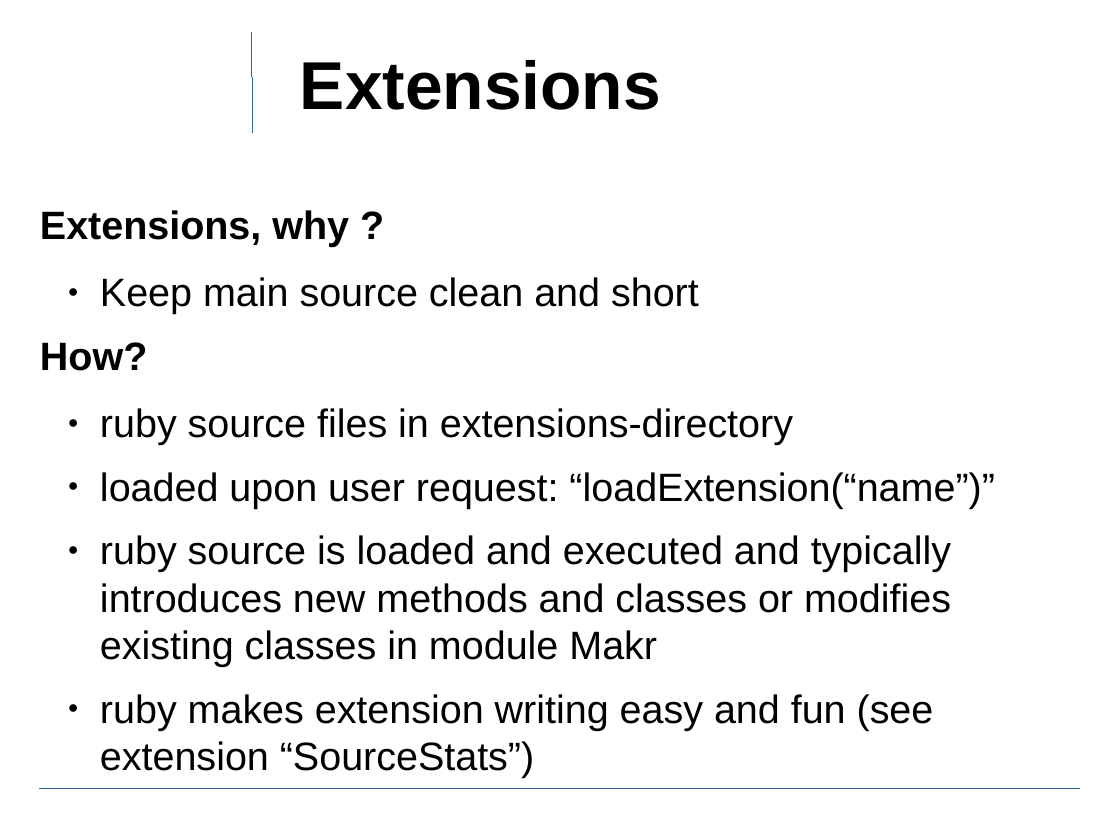
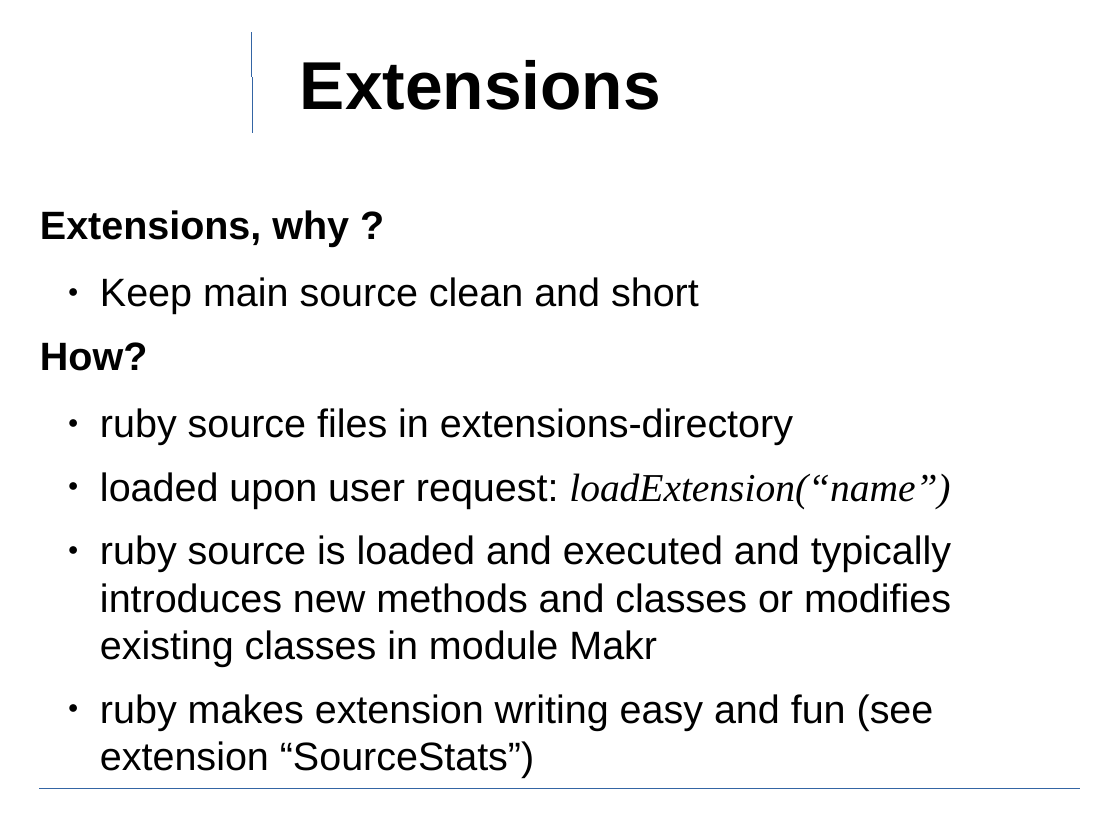
Before and after one commit to ewuenf/Makr, a slide deck: slide 20 of doc/concepts/Makr_Concepts.01.odp. Drawn at 1120x840 pixels with LibreOffice and Linux fonts; fonts in the diff are those of the drawing; background and template pictures are left out. Boxes give left, top, right and bottom in pixels: in the first picture for what was removed or moved away, otherwise in the second. Text is boxed around its words. In the diff, an @@ line names an element or a change of style, - is before the commit and + after.

```diff
--- a/doc/concepts/Makr_Concepts.01.odp
+++ b/doc/concepts/Makr_Concepts.01.odp
@@ text at (100,472,950,509): text changed @@
-  ● loaded upon user request: “loadExtension(“name”)”
+  ● loaded upon user request: loadExtension(“name”)
```
Also in this commit, not shown: 6 other slides changed, 1 slide added.
